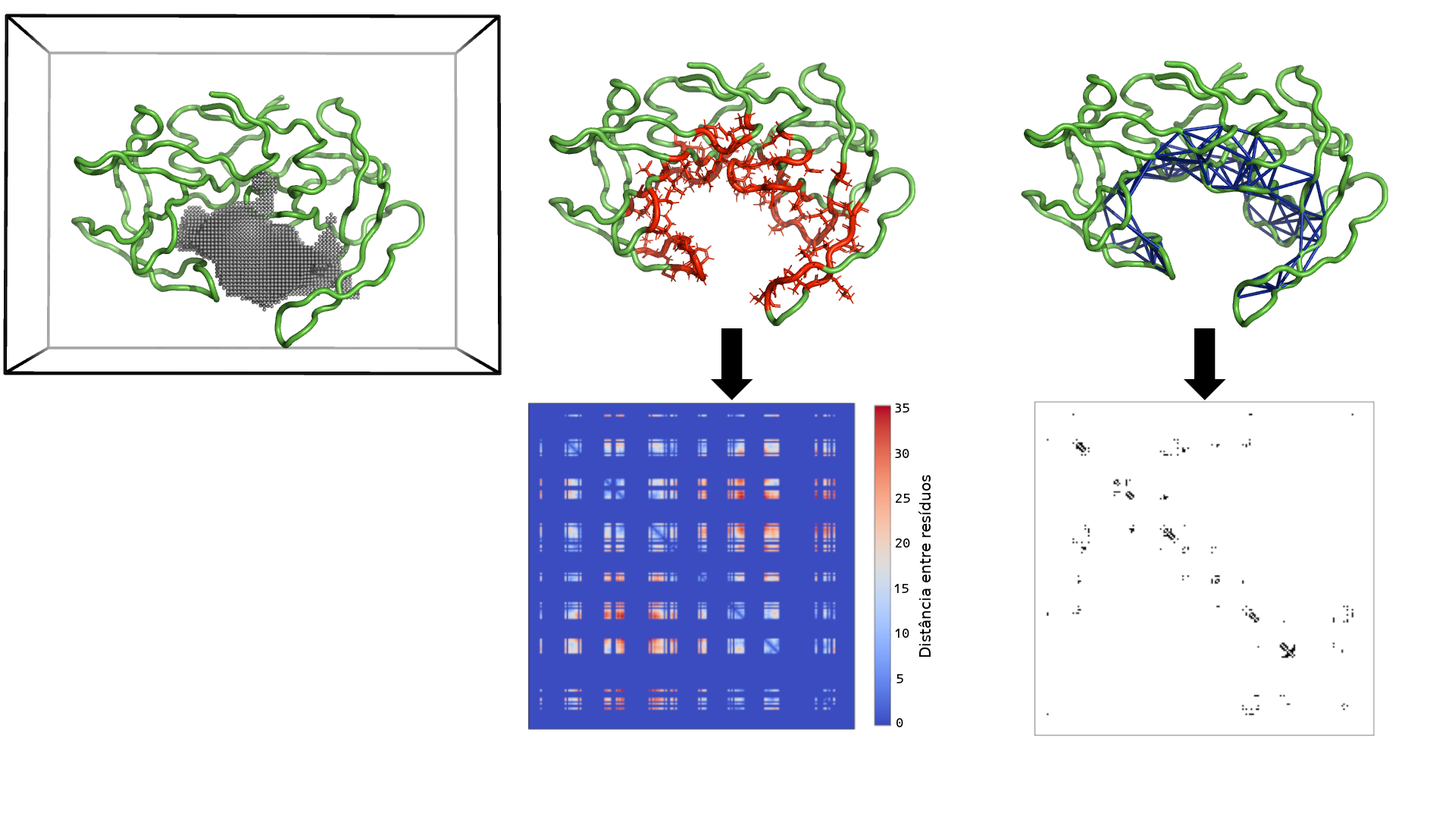
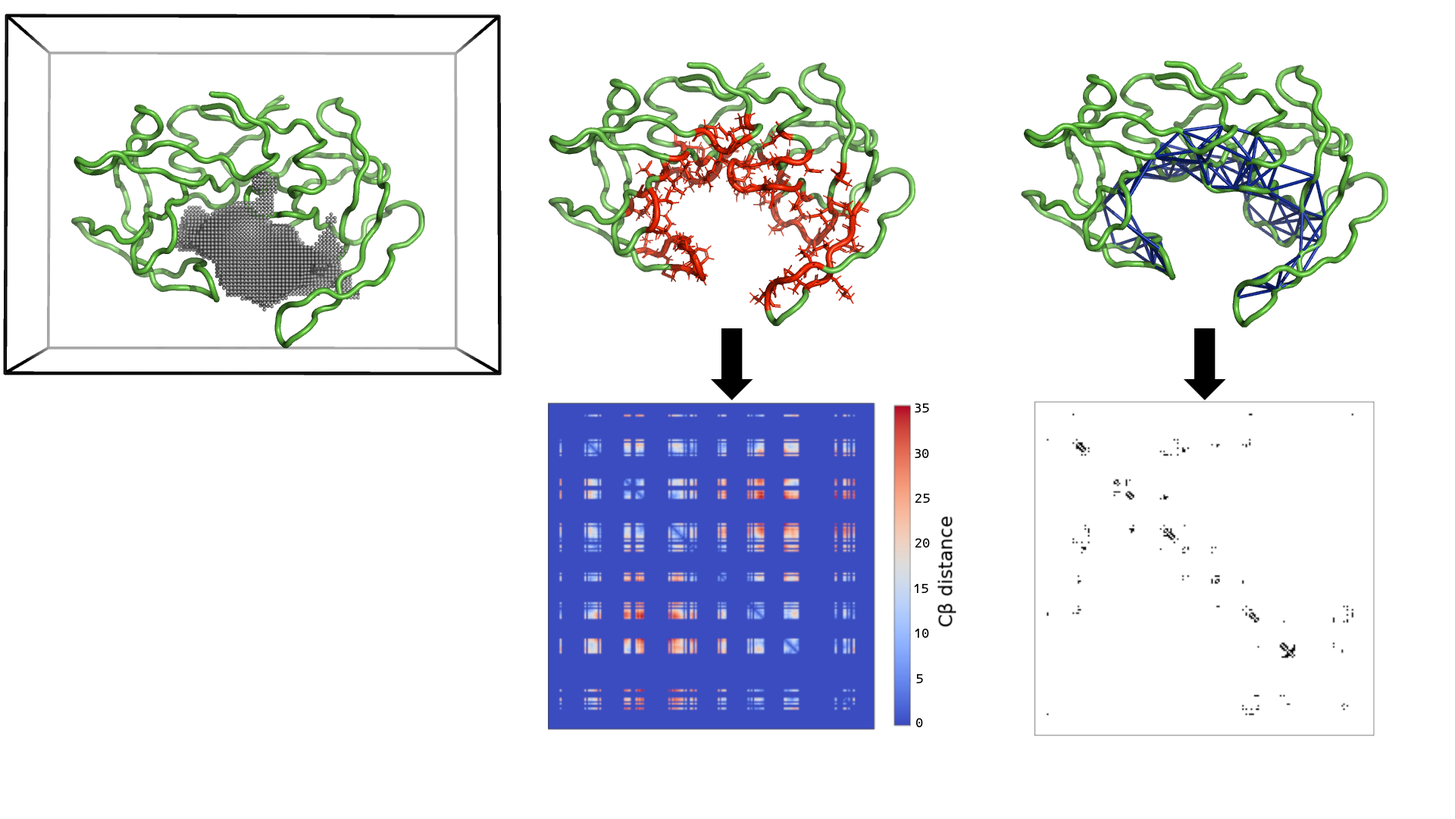
Two versions of the same layered image (1455 x 819). Layer-by-layer changes:
painted on "distance-matrix-177-KAB.png copy" over [528, 402, 931, 730]
added layer "Cβ distance" above "HIV-cavity-177-KAB-CB.png copy" over [937, 515, 957, 627]
